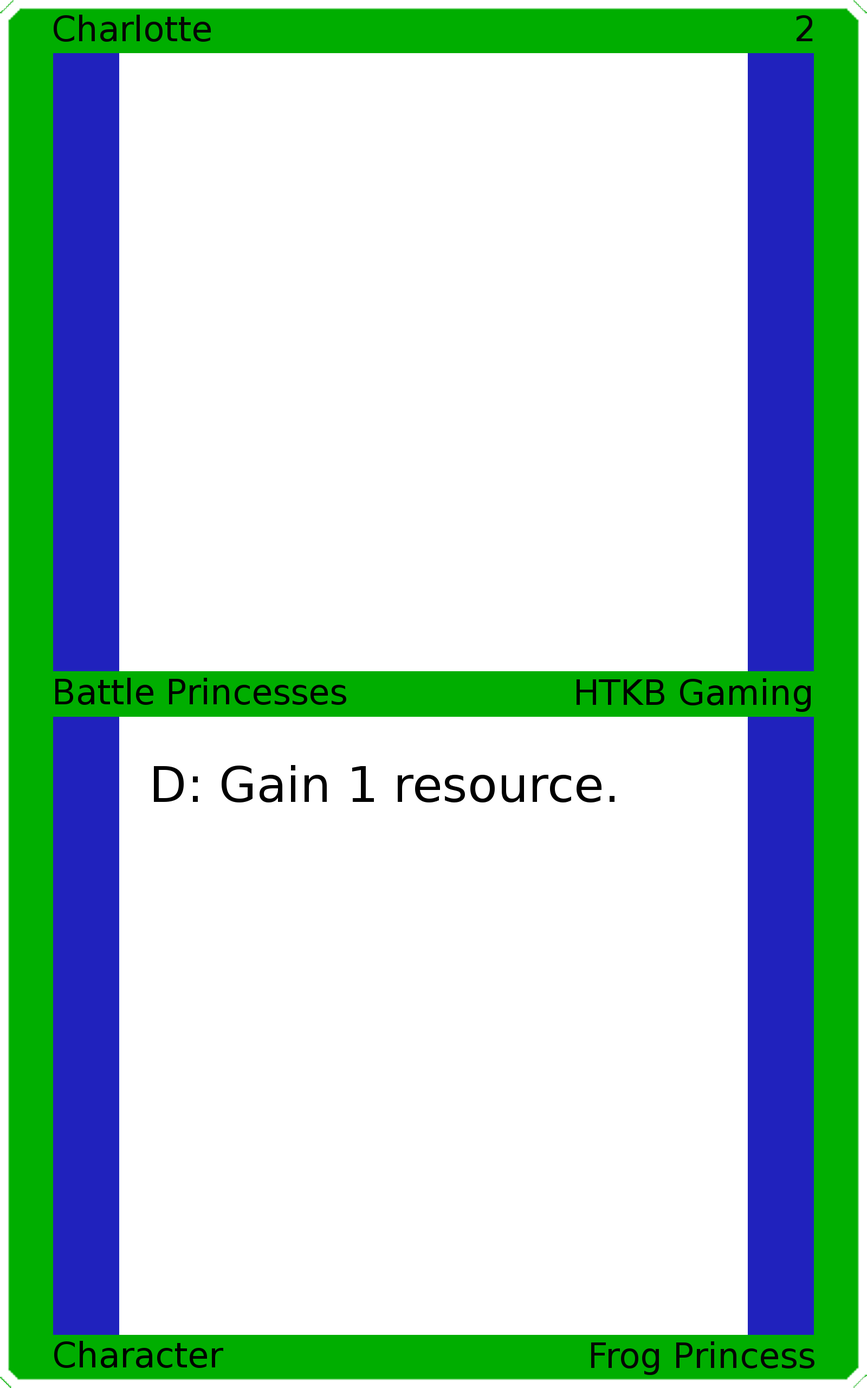
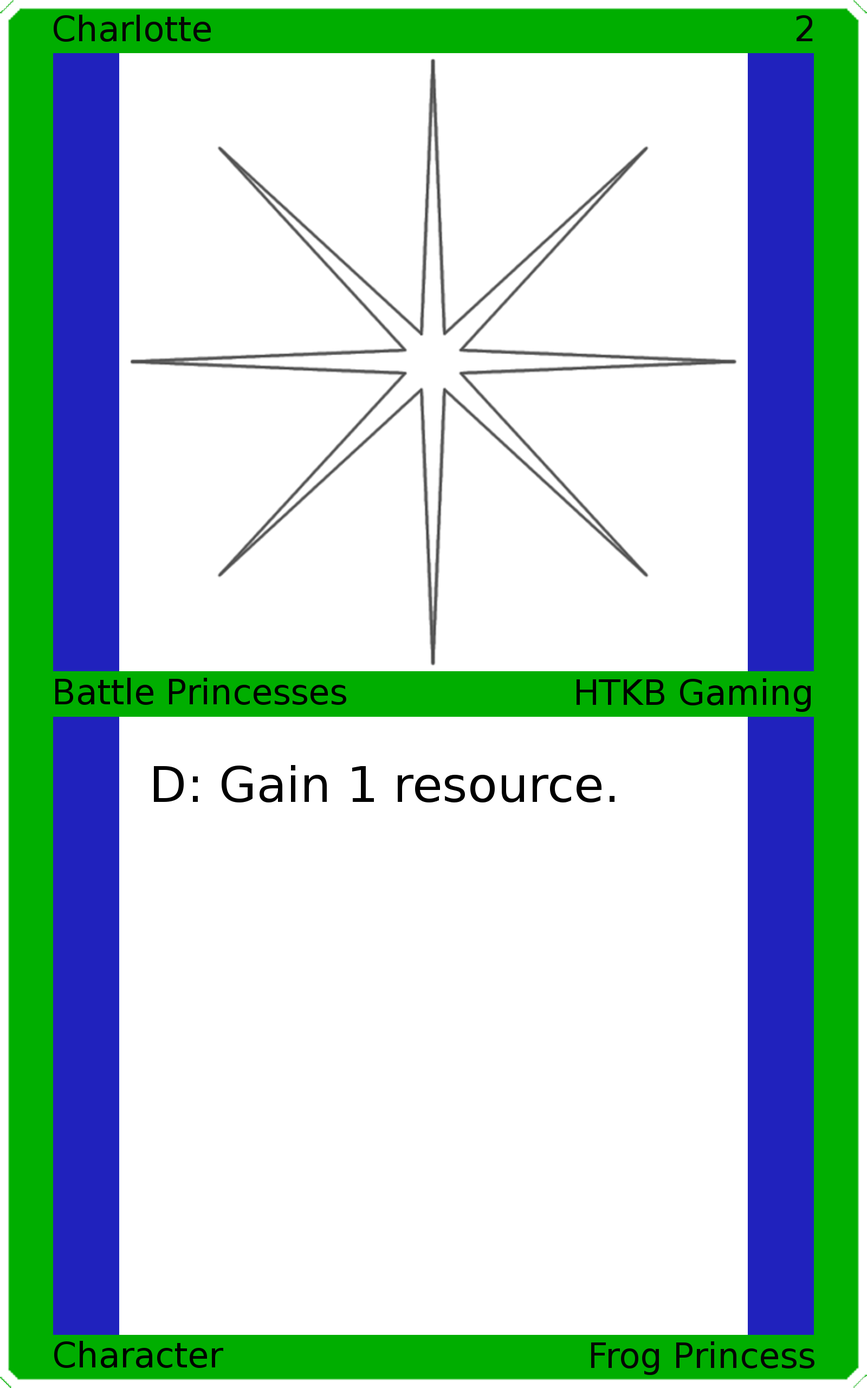
Layers edited between the first and the second 867x1388 image:
added layer "Art" above "Top Background" over left=129, top=57, right=738, bottom=666
